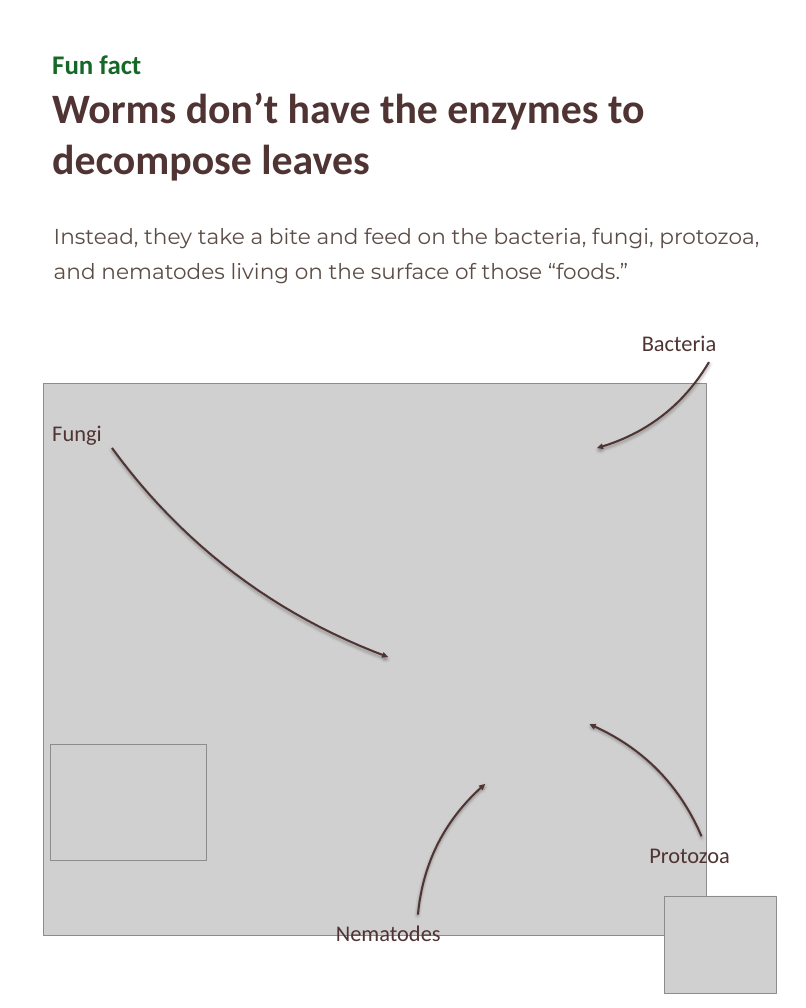
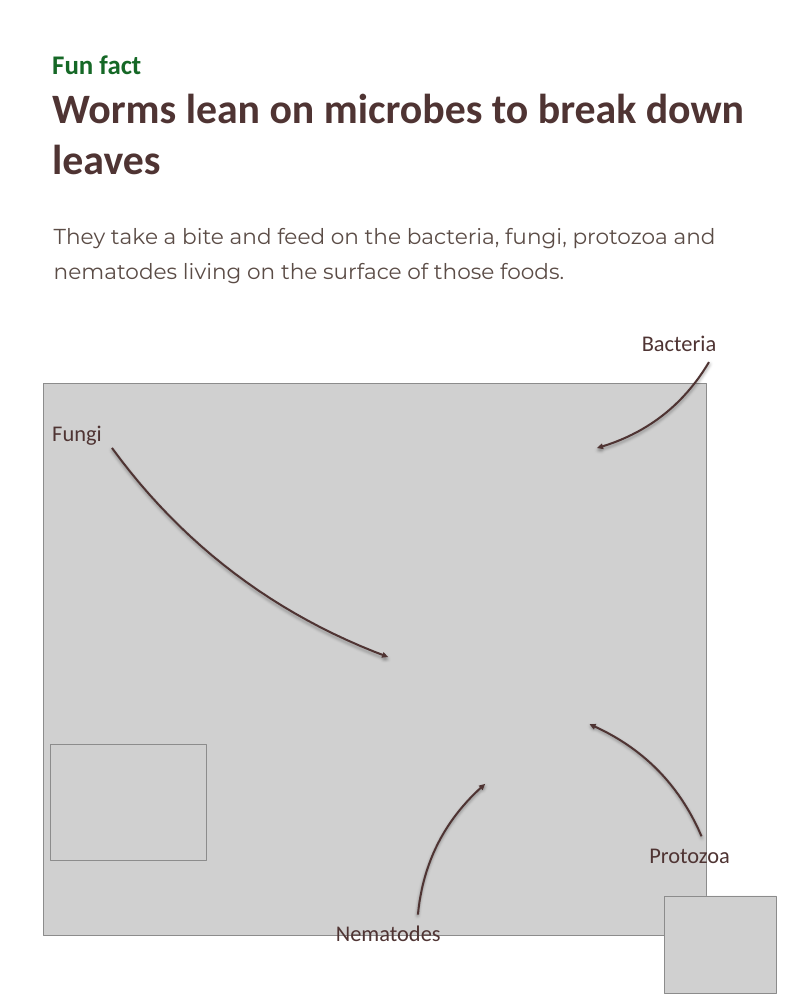
Before and after one commit to linneamoritznyc/final-SFWsite-Linnea, a slide deck: slide 7 of social/earthworm-day-2026-10-21/21-10-2026-wed-ig-earthworm-jar.pptx. Drawn at 806x1008 pixels with LibreOffice and Linux fonts; fonts in the diff are those of the drawing; grey boxes stand for pictures. Boxes give left, top, right and bottom in pixels: in the first picture for what was removed or moved away, otherwise in the second. Text is boxed around its words. In the diff, an @@ line names an element or a change of style, - is before the commit and + after.

```diff
--- a/social/earthworm-day-2026-10-21/21-10-2026-wed-ig-earthworm-jar.pptx
+++ b/social/earthworm-day-2026-10-21/21-10-2026-wed-ig-earthworm-jar.pptx
@@ text at [52,93,744,175]: text changed @@
-Worms don’t have the enzymes to decompose leaves
+Worms lean on microbes to break down leaves
@@ text at [54,228,716,284]: text changed @@
-Instead, they take a bite and feed on the bacteria, fungi, protozoa, and nematodes living on the surface of those “foods.”
+They take a bite and feed on the bacteria, fungi, protozoa and nematodes living on the surface of those foods.
```
Also in this commit, not shown: 3 other slides changed, 6 other files.
